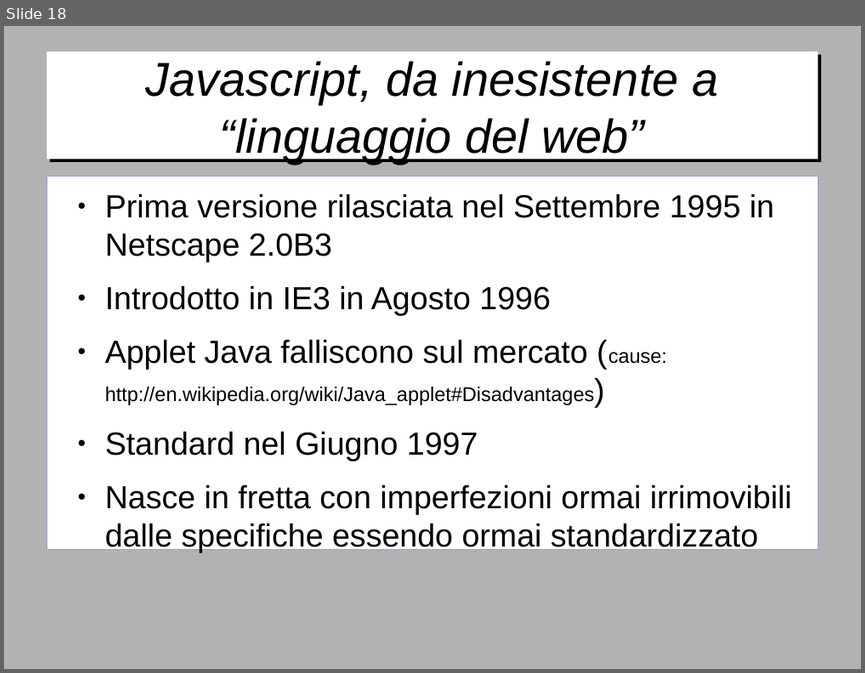
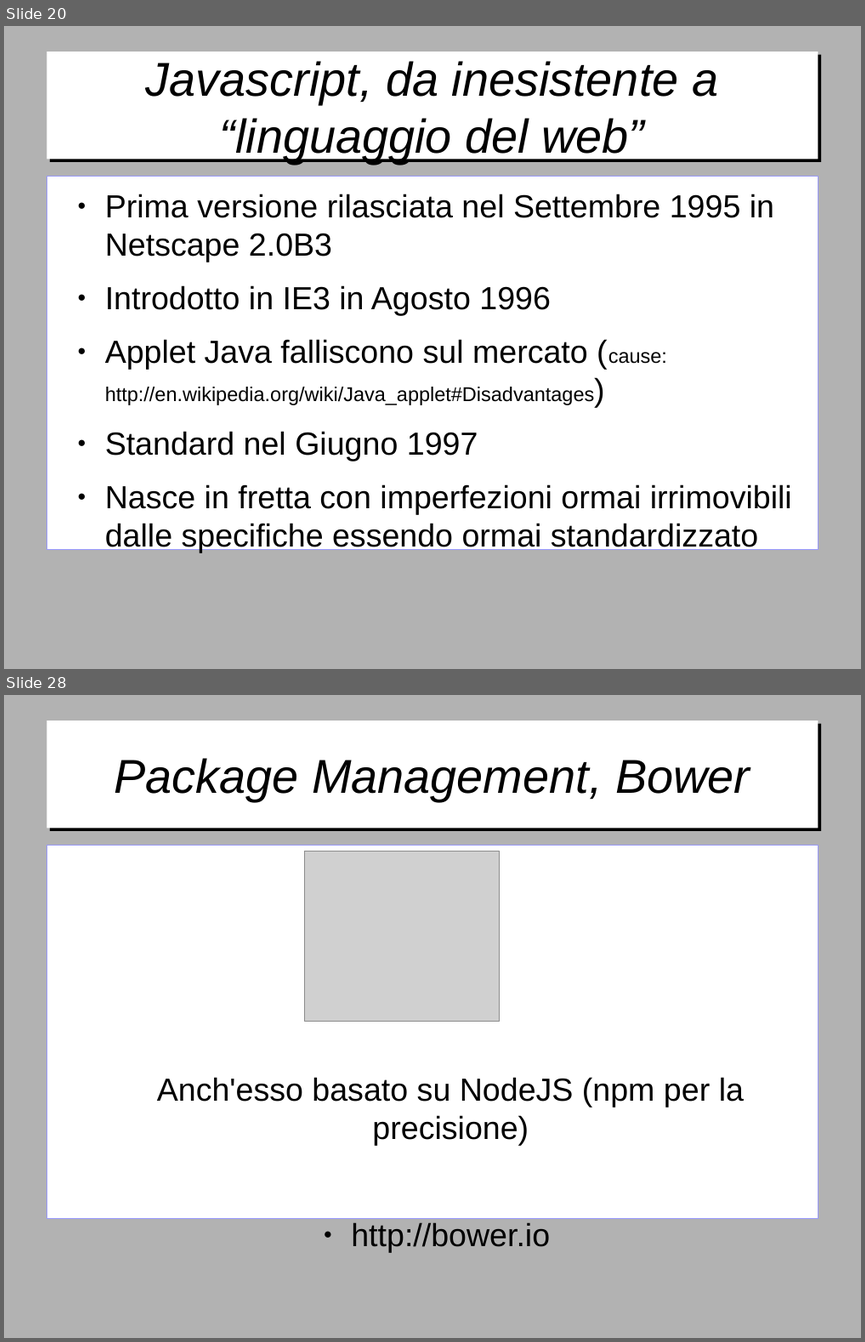
Before and after one commit to gitfer/ARXCourse, a slide deck: ARXCourse.odp. Shown one above the other, each under a label of ours: slide 18 before the commit, slides 20 and 28 after it; the slides between them are not shown. The pictures are 865x673 and 865x1342 pixels, drawn with LibreOffice and Linux fonts; fonts in the diff are those of the drawing; grey boxes stand for pictures; background and template pictures are left out. Boxes give left, top, right and bottom in pixels: in the first picture for what was removed or moved away, otherwise in the second. Text is boxed around its words. In the diff, an @@ line names an element or a change of style, - is before the commit and + after.

Commit message:
Node, grunt, bower, preprocessori

```diff
--- a/ARXCourse.odp
+++ b/ARXCourse.odp
@@ slide 28 added at (4, 695, 861, 1338), background #B2B2B2 @@
@@ title added at (46, 721, 818, 828), fill #FFFFFF, 44 pt, text #000000, italic @@
+Package Management, Bower
@@ text added at (46, 845, 818, 1219), fill #FFFFFF, outline #9999FF 0 pt, 29.6 pt, text #000000 @@
+Anch'esso basato su NodeJS (npm per la precisione)
+● http://bower.io
@@ picture added at (305, 851, 500, 1021) @@
@@ what was slide 18 is now slide 20 @@
```
Also in this commit, not shown: 9 slides changed, 10 other slides added, 3 other files.
